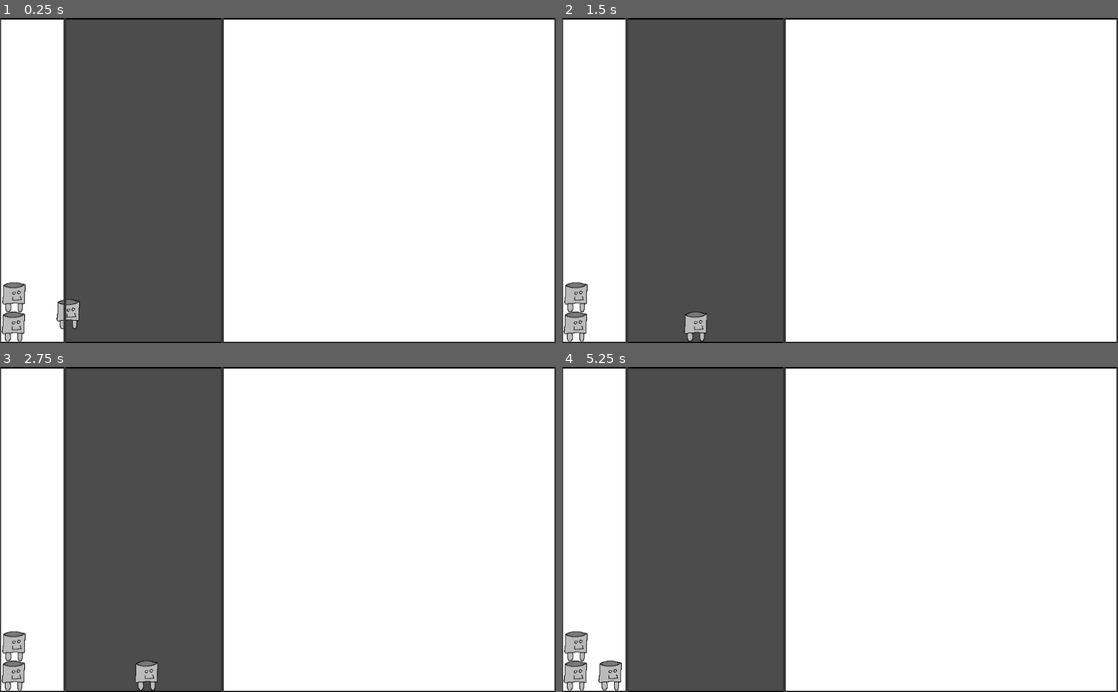
Above: before the commit, frames 1-4 (two rows, left to right).
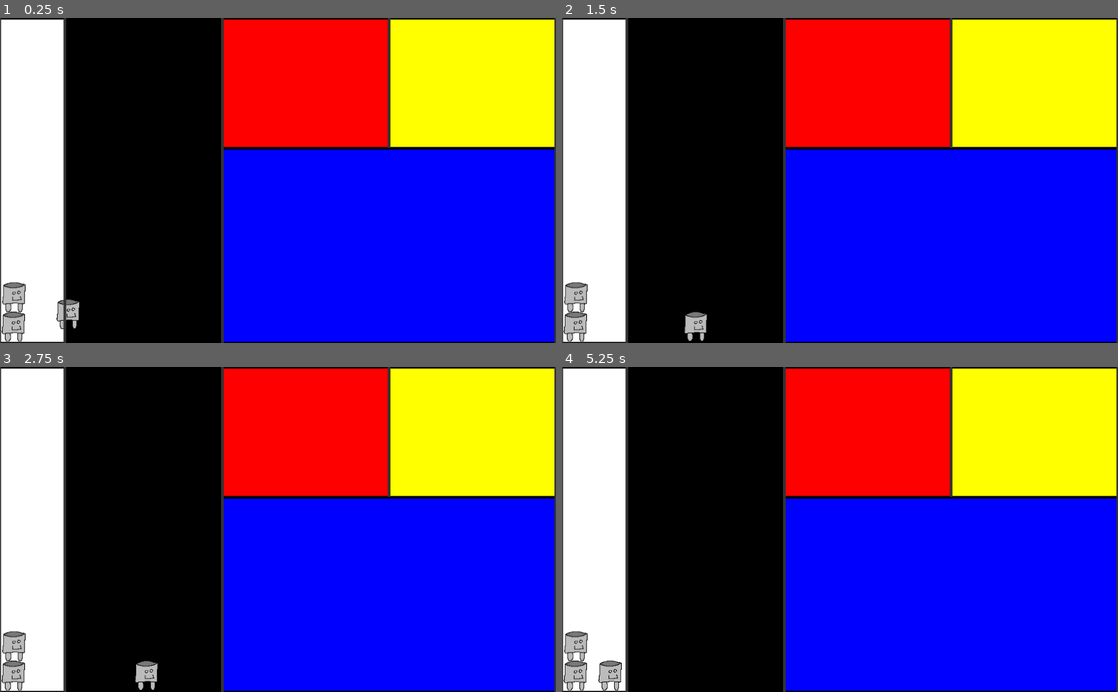
Above: after the commit, the same moments.

Repository: Avantir-Chaosfire/MondrianForever
Game: Godot game, scene res://scene/world/World.tscn
Two runs of this game, one before a commit and one after it. Both use one fixed random seed, a clock stepped at 60 frames per second and the inputs below.
Inputs:
- Up to frame 1 (0.25 s): no input
- Up to frame 2 (1.5 s): hold D (move_right) 0.53-1.28 s; tap Space (jump) at 0.77 s; hold A (move_left) from 1.28 s (still down)
- Up to frame 3 (2.75 s): tap Space (jump) at 1.52 s; release A (move_left) at 2.03 s; hold D (move_right) from 2.03 s (still down)
- Up to frame 4 (5.25 s): tap Space (jump) at 3.02, 3.77, 4.52 s; release D (move_right) at 3.53 s; hold A (move_left) from 3.53 s (still down)

The runs differ from the first frame. In frame 1, 87% of the frame differs, in the area x 11-100%, y 0-100%; in frame 2, 87%; in frame 3, 87%; in frame 4, 87%.

Commit message:
Adds coloured panes

Diff:
--- a/scene/level/1/Level1.tscn
+++ b/scene/level/1/Level1.tscn
@@ -6,14 +6,12 @@
 [ext_resource path="res://scene/object/Character/Character.tscn" type="PackedScene" id=4]
 [ext_resource path="res://image/bucky_idle.png" type="Texture" id=5]
 [ext_resource path="res://scene/object/Wall/Wall.tscn" type="PackedScene" id=6]
+[ext_resource path="res://scene/object/BlackPaintArea/BlackPaintArea.tscn" type="PackedScene" id=7]
+[ext_resource path="res://scene/object/BluePaintArea/BluePaintArea.tscn" type="PackedScene" id=8]
+[ext_resource path="res://scene/object/RedPaintArea/RedPaintArea.tscn" type="PackedScene" id=9]
+[ext_resource path="res://scene/object/YellowPaintArea/YellowPaintArea.tscn" type="PackedScene" id=10]
 
 [node name="Level1" type="Node2D"]
-
-[node name="PaintArea" parent="." instance=ExtResource( 3 )]
-position = Vector2( 576, 211 )
-
-[node name="PaintArea3" parent="." instance=ExtResource( 3 )]
-position = Vector2( 53.7834, 225.729 )
 
 [node name="Character" parent="." instance=ExtResource( 4 )]
 position = Vector2( 125.424, 507.193 )
@@ -31,6 +29,10 @@
 [node name="HorizontalBorder1" parent="Borders" instance=ExtResource( 1 )]
 position = Vector2( 512, 600 )
 scale = Vector2( 1024, 5 )
+
+[node name="HorizontalBorder3" parent="Borders" instance=ExtResource( 1 )]
+position = Vector2( 717, 240 )
+scale = Vector2( 614, 5 )
 
 [node name="HorizontalBorder2" parent="Borders" instance=ExtResource( 1 )]
 position = Vector2( 512, 0 )
@@ -52,6 +54,10 @@
 position = Vector2( 410, 300 )
 scale = Vector2( 5, 600 )
 
+[node name="VerticalBorder5" parent="Borders" instance=ExtResource( 2 )]
+position = Vector2( 717, 120 )
+scale = Vector2( 5, 240 )
+
 [node name="Wall" parent="." instance=ExtResource( 6 )]
 position = Vector2( 0, 300 )
 scale = Vector2( 5, 600 )
@@ -59,3 +65,18 @@
 [node name="Wall2" parent="." instance=ExtResource( 6 )]
 position = Vector2( 1024, 300 )
 scale = Vector2( 5, 600 )
+
+[node name="BlackPaintArea" parent="." instance=ExtResource( 7 )]
+position = Vector2( 253.074, 251.735 )
+
+[node name="PaintArea" parent="." instance=ExtResource( 3 )]
+position = Vector2( 30.7974, 141.936 )
+
+[node name="BluePaintArea" parent="." instance=ExtResource( 8 )]
+position = Vector2( 735.12, 408.4 )
+
+[node name="RedPaintArea" parent="." instance=ExtResource( 9 )]
+position = Vector2( 562.387, 97.7482 )
+
+[node name="YellowPaintArea" parent="." instance=ExtResource( 10 )]
+position = Vector2( 881.073, 108.46 )
--- /dev/null
+++ b/scene/object/BlackPaintArea/BlackPaintArea.gd
@@ -0,0 +1,10 @@
+extends Node2D
+
+var paintAreaClass = preload("res://scene/object/PaintArea/PaintArea.tscn")
+
+func _process(delta):
+	var paintArea = paintAreaClass.instance()
+	paintArea.setPaintColour("black")
+	paintArea.position = position
+	get_parent().add_child(paintArea)
+	queue_free()
--- /dev/null
+++ b/scene/object/BlackPaintArea/BlackPaintArea.tscn
@@ -0,0 +1,6 @@
+[gd_scene load_steps=2 format=2]
+
+[ext_resource path="res://scene/object/BlackPaintArea/BlackPaintArea.gd" type="Script" id=1]
+
+[node name="BlackPaintArea" type="Node2D"]
+script = ExtResource( 1 )
--- /dev/null
+++ b/scene/object/BluePaintArea/BluePaintArea.gd
@@ -0,0 +1,10 @@
+extends Node2D
+
+var paintAreaClass = preload("res://scene/object/PaintArea/PaintArea.tscn")
+
+func _process(delta):
+	var paintArea = paintAreaClass.instance()
+	paintArea.setPaintColour("blue")
+	paintArea.position = position
+	get_parent().add_child(paintArea)
+	queue_free()
--- /dev/null
+++ b/scene/object/BluePaintArea/BluePaintArea.tscn
@@ -0,0 +1,6 @@
+[gd_scene load_steps=2 format=2]
+
+[ext_resource path="res://scene/object/BluePaintArea/BluePaintArea.gd" type="Script" id=1]
+
+[node name="BluePaintArea" type="Node2D"]
+script = ExtResource( 1 )
--- a/scene/object/HorizontalBorder/HorizontalBorder.tscn
+++ b/scene/object/HorizontalBorder/HorizontalBorder.tscn
@@ -2,14 +2,15 @@
 
 [ext_resource path="res://image/dot.png" type="Texture" id=1]
 
-[sub_resource type="PhysicsMaterial" id=2]
+[sub_resource type="PhysicsMaterial" id=1]
 friction = 0.0
 
-[sub_resource type="RectangleShape2D" id=1]
+[sub_resource type="RectangleShape2D" id=2]
 
 [node name="HorizontalBorder" type="StaticBody2D"]
+z_index = 1
 collision_mask = 4
-physics_material_override = SubResource( 2 )
+physics_material_override = SubResource( 1 )
 __meta__ = {
 "_edit_group_": true
 }
--- a/scene/object/PaintArea/PaintArea.gd
+++ b/scene/object/PaintArea/PaintArea.gd
@@ -3,6 +3,8 @@
 onready var borderDetector = get_node("BorderDetector")
 
 const rayCastDistance = 4000
+
+var paintColour = "white"
 
 func _ready():
 	var negativeXDistance = getBorderDistance(Vector2(-1, 0))
@@ -23,3 +25,16 @@
 	if borderDetector.is_colliding():
 		return (position - get_parent().to_local(borderDetector.get_collision_point())).length()
 	return 0
+
+func setPaintColour(newPaintColour):
+	paintColour = newPaintColour
+	if paintColour == "white":
+		modulate = Color(255, 255, 255)
+	elif paintColour == "black":
+		modulate = Color(0, 0, 0)
+	elif paintColour == "red":
+		modulate = Color(255, 0, 0)
+	elif paintColour == "blue":
+		modulate = Color(0, 0, 255)
+	elif paintColour == "yellow":
+		modulate = Color(255, 255, 0)
--- a/scene/object/PaintArea/PaintArea.tscn
+++ b/scene/object/PaintArea/PaintArea.tscn
@@ -6,6 +6,7 @@
 [sub_resource type="RectangleShape2D" id=1]
 
 [node name="PaintArea" type="Area2D"]
+z_index = -1
 collision_layer = 0
 collision_mask = 4
 script = ExtResource( 1 )
--- /dev/null
+++ b/scene/object/RedPaintArea/RedPaintArea.gd
@@ -0,0 +1,10 @@
+extends Node2D
+
+var paintAreaClass = preload("res://scene/object/PaintArea/PaintArea.tscn")
+
+func _process(delta):
+	var paintArea = paintAreaClass.instance()
+	paintArea.setPaintColour("red")
+	paintArea.position = position
+	get_parent().add_child(paintArea)
+	queue_free()
--- /dev/null
+++ b/scene/object/RedPaintArea/RedPaintArea.tscn
@@ -0,0 +1,6 @@
+[gd_scene load_steps=2 format=2]
+
+[ext_resource path="res://scene/object/RedPaintArea/RedPaintArea.gd" type="Script" id=1]
+
+[node name="RedPaintArea" type="Node2D"]
+script = ExtResource( 1 )
--- a/scene/object/VerticalBorder/VerticalBorder.tscn
+++ b/scene/object/VerticalBorder/VerticalBorder.tscn
@@ -5,6 +5,7 @@
 [sub_resource type="RectangleShape2D" id=1]
 
 [node name="VerticalBorder" type="StaticBody2D"]
+z_index = 1
 collision_layer = 2
 collision_mask = 0
 __meta__ = {
--- /dev/null
+++ b/scene/object/YellowPaintArea/YellowPaintArea.gd
@@ -0,0 +1,10 @@
+extends Node2D
+
+var paintAreaClass = preload("res://scene/object/PaintArea/PaintArea.tscn")
+
+func _process(delta):
+	var paintArea = paintAreaClass.instance()
+	paintArea.setPaintColour("yellow")
+	paintArea.position = position
+	get_parent().add_child(paintArea)
+	queue_free()
--- /dev/null
+++ b/scene/object/YellowPaintArea/YellowPaintArea.tscn
@@ -0,0 +1,6 @@
+[gd_scene load_steps=2 format=2]
+
+[ext_resource path="res://scene/object/YellowPaintArea/YellowPaintArea.gd" type="Script" id=1]
+
+[node name="YellowPaintArea" type="Node2D"]
+script = ExtResource( 1 )
Not shown: 1 places in scene/level/1/Level1.tscn that only renumber resources
Not shown: 1 places in scene/object/HorizontalBorder/HorizontalBorder.tscn that only renumber resources
